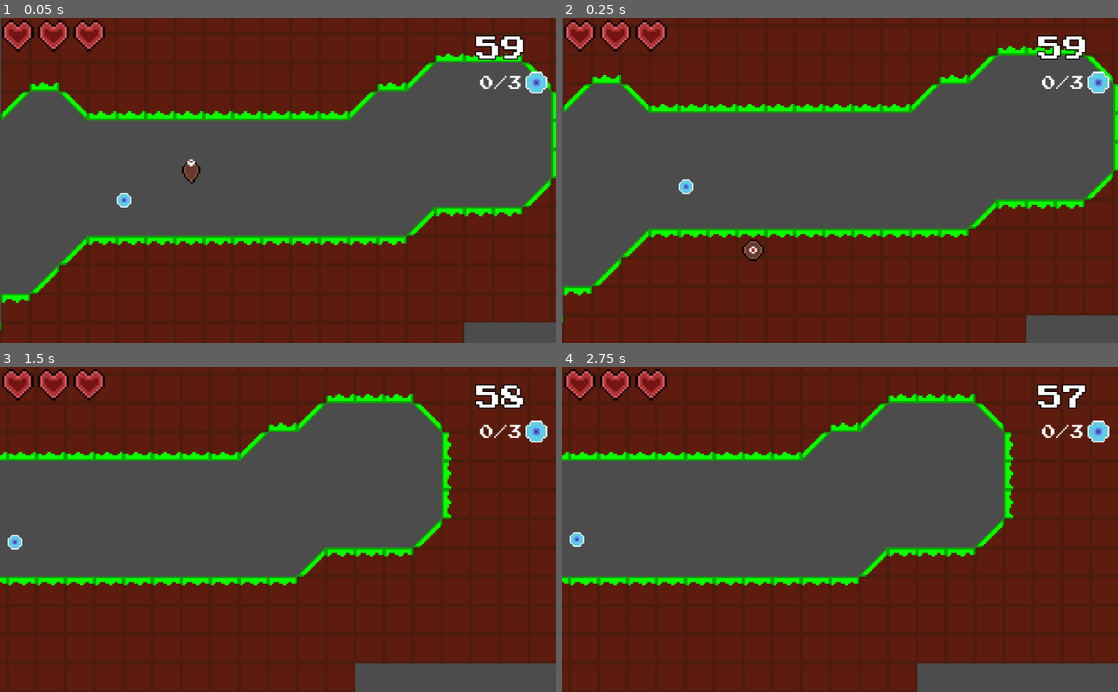
Above: before the commit, frames 1-4 (two rows, left to right).
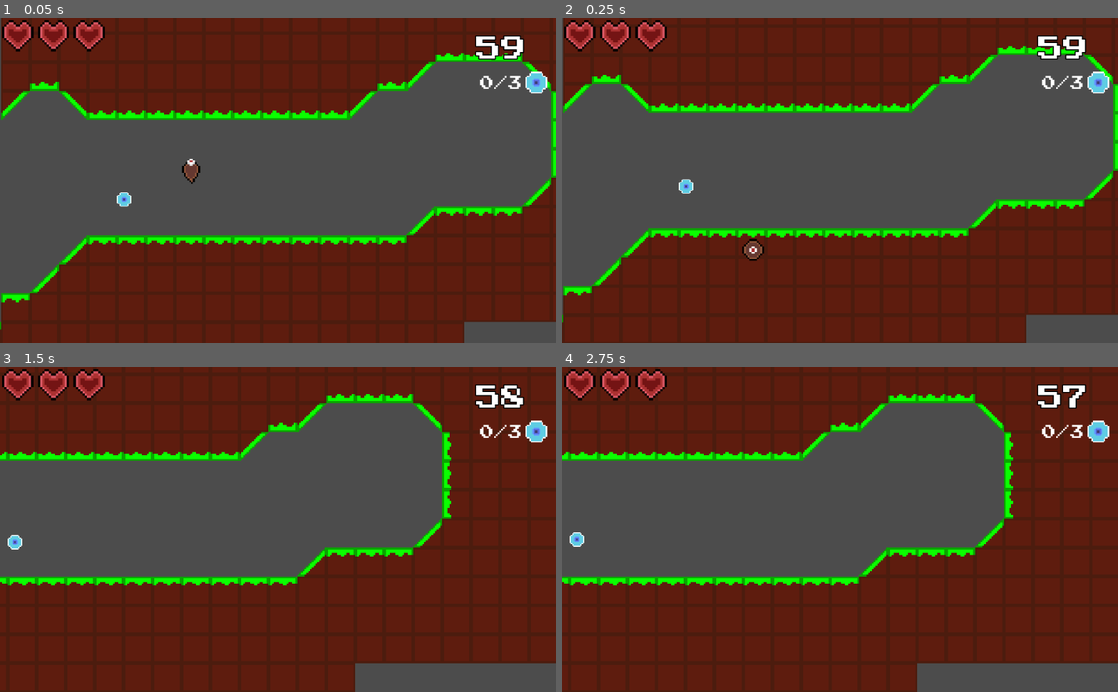
Above: after the commit, the same moments.

Repository: Shoter99/GameJamFirst
Game: Godot game, scene res://enviroment/level prefab/Level test.tscn
The game is run twice, just before and just after one commit, with the same random seed, the same clock (stepped at 60 frames per second) and the same inputs.
Inputs (mouse positions are in pixels of both pictures, inside the frame that each line leads up to):
- Up to frame 1 (0.05 s): no input
- Up to frame 2 (0.25 s): no input
- Up to frame 3 (1.5 s): move the mouse to (400, 513) at 0.52 s; hold Right (move_right) from 0.53 s (still down); click (400, 513) at 0.6 s; tap Space (jump) at 0.77, 1.07 s; tap F (fire) at 0.8, 1.35 s; move the mouse to (166, 545) at 1.27 s
- Up to frame 4 (2.75 s): tap Space (jump) at 1.52, 1.82, 2.3 s; tap Down (release) at 1.55, 2.1 s; move the mouse to (895, 458) at 2.02 s; release Right (move_right) at 2.03 s; hold Left (move_left) from 2.03 s (still down)

The runs differ from the first frame. In frame 1, 1.7% of the frame differs, in the area x 0-100%, y 10-97%; in frame 2, 0.7%; in frame 3, 0.2%; in frame 4, nothing differs.

Commit message:
Evoultions and player class

Diff:
--- /dev/null
+++ b/Player/Evolution0.gd
@@ -0,0 +1,35 @@
+extends Player
+
+class_name Evolution0
+var isInAir : bool = false
+var isDead : bool = false
+var accelerating : bool = false
+var velocity: Vector2 = Vector2(0, 0)
+var snapVector: Vector2 = Vector2.DOWN * 6
+var isOnWall : bool = false
+var isOnFloor : bool = false
+var inWater : bool = false
+var whereWall: = "nothing"
+var lastWall: = "nothing"
+onready var bullet: = preload("res://Player/Bullet.tscn")
+
+func _ready():
+	get_node("MeleeLeft").disabled = true
+	get_node("MeleeRight").disabled = true
+	Global.update_life(Global.max_life)
+
+func evolution0_movement(delta):
+		snapVector = disable_snap_vector()
+		velocity = apply_movement(velocity, isOnFloor, isOnWall, whereWall, bullet, accelerating, snapVector, delta)
+		velocity = move_and_slide_with_snap(velocity, snapVector, Vector2.UP)
+		snapVector = Vector2.DOWN * 6
+		isOnWall = is_player_on_wall()
+		if isOnWall:
+			whereWall = check_where_wall()
+		isOnFloor = is_on_floor()
+
+func _physics_process(delta : float):
+	if inWater:
+		water_movement(velocity, isOnWall, delta)
+	else:
+		evolution0_movement(delta)
--- /dev/null
+++ b/Player/Evolution1.gd
@@ -0,0 +1,29 @@
+extends Evolution0
+
+class_name Evolution1
+
+var swimSpeed : int = 5000
+
+
+func water_movement(velocity, isOnWall, delta) -> Vector2:
+	velocity = Vector2(0, 0)
+	if Input.is_action_pressed("swim_right"):
+		velocity.x = swimSpeed * delta
+	if Input.is_action_pressed("swim_left"):
+		velocity.x = -swimSpeed * delta
+	if Input.is_action_pressed("swim_up"):
+		velocity.y = -swimSpeed * delta
+	if Input.is_action_pressed("swim_down"):
+		velocity.y = swimSpeed * delta
+	return velocity
+
+func evolution1_movement(delta) -> void:
+	velocity = water_movement(velocity, isOnWall, delta)
+	if Input.is_action_just_pressed("fire"):
+		fire(bullet)
+	velocity = move_and_slide(velocity)
+
+
+func _physics_process(delta : float):
+	if inWater:
+		evolution1_movement(delta)
--- /dev/null
+++ b/Player/Evolution2.gd
@@ -0,0 +1,35 @@
+extends Evolution1
+
+
+class_name Evolution2
+
+
+func _ready():
+	jumpsRemaining = 2
+
+
+
+func apply_jump(isOnFloor, isonWall, whereWall, velocity, jumpsRemaining):
+	if Input.is_action_just_pressed("jump") and jumpsRemaining > 0:
+		velocity = jump(velocity)
+		print (jumpsRemaining)
+		if isOnWall:
+			velocity = jump_from_wall(whereWall, velocity)
+
+	if isOnWall and Input.is_action_just_pressed("release"):
+		velocity = release_from_wall(whereWall, velocity)
+
+	return velocity
+
+func change_jumps(jumpsRemaining, isOnFloor, isOnWall):
+	if isOnFloor or isOnWall:
+		jumpsRemaining = 2
+
+	if (Input.is_action_just_pressed("jump") and jumpsRemaining > 0) or (isOnWall and Input.is_action_just_pressed("release")):
+		 jumpsRemaining -= 1
+
+	return jumpsRemaining
+
+func _physics_process(delta : float):
+	yield(get_tree().create_timer(delta), "timeout")
+	jumpsRemaining = change_jumps(jumpsRemaining, isOnFloor, isOnWall)
--- a/Player/MovementScript.gd
+++ b/Player/MovementScript.gd
@@ -4,11 +4,46 @@
 export var speed : int = 150
 export var jumpSpeed : int = -300
 export var gravity : int = 400
+var jumpsRemaining : int = 1
 
-func jump(snapVector, velocity):
-	snapVector = Vector2(0, 0)
-	velocity.y = jumpSpeed
+func water_movement(velocity, isOnWall, delta):
+	gravity = 200
+	apply_gravity(velocity, isOnWall, delta)
+
+func play_animations(velocity) -> void:
+	if is_on_floor() and is_on_wall() == false:
+		if velocity.x != 0 and is_on_floor():
+			$Sprite.play("walk")
+		elif velocity.x == 0 and is_on_floor():
+			$Sprite.play("idle")
+
+func apply_gravity(velocity, isOnWall, delta) -> Vector2:
+	if isOnWall:
+		return Vector2 (0, 0)
+	else:
+		return Vector2(velocity.x, velocity.y + gravity * delta)
+
+func friction(velocity, accelerating, isOnFloor, delta) -> Vector2:
+	if accelerating == false:
+		if isOnFloor == false:
+			if velocity.x > 0:
+				return Vector2(velocity.x - 400 * delta, velocity.y)
+			elif velocity.x < 0:
+				return Vector2 (velocity.x + 400 * delta, velocity.y)
+		else:
+			if velocity.x > 0:
+				return Vector2 (velocity.x - 600 * delta, velocity.y)
+			elif velocity.x < 0:
+				return Vector2 (velocity.x + 600 * delta, velocity.y)
 	return velocity
+
+func disable_snap_vector() -> Vector2:
+	if Input.is_action_just_pressed("jump"):
+		return Vector2 (0, 0)
+	return Vector2.DOWN * 6
+
+func jump(velocity) -> Vector2:
+	return Vector2(velocity.x, jumpSpeed)
 
 func jump_from_wall(whereWall, velocity):
 	if whereWall == "right":
@@ -17,14 +52,14 @@
 		velocity.x = speed * 2
 	return velocity
 
-func release_from_wall(whereWall, velocity):
+func release_from_wall(whereWall, velocity) -> Vector2:
 	if whereWall == "right":
-		velocity.x = -speed
+		return Vector2(-speed, velocity.y)
 	elif whereWall == "left":
-		velocity.x = speed
+		return Vector2(speed, velocity.y)
 	return velocity
 
-func attack():
+func attack() -> void:
 	if get_node("Sprite").flip_h:
 		get_node("MeleeLeft").disabled = false
 		yield(get_tree().create_timer(0.2), "timeout")
@@ -34,7 +69,7 @@
 		yield(get_tree().create_timer(0.2), "timeout")
 		get_node("MeleeRight").disabled = true
 
-func fire(bullet):
+func fire(bullet) -> void:
 	var bulletInstance = bullet.instance()
 	owner.add_child(bulletInstance)
 	if get_node("Sprite").flip_h:
@@ -43,27 +78,94 @@
 	else:
 		bulletInstance.set_global_position($MeleeRight.get_global_position())
 		bulletInstance.get_node("Sprite").set_flip_h(true)
-func move_left(delta, velocity):
+
+func move_left(delta, velocity) -> Vector2:
 	get_node("Sprite").set_flip_h(true)
 	if velocity.x > -speed:
 		if velocity.x < 0:
-			velocity.x -= 1000*delta
+			return Vector2 (velocity.x - 1000 * delta, velocity.y)
 		else:
-			velocity.x -= 2500*delta
-		return velocity
-func move_right(delta, velocity):
+			return Vector2 (velocity.x - 2500 * delta, velocity.y)
+	return velocity
+
+func move_right(delta, velocity) -> Vector2:
 	get_node("Sprite").set_flip_h(false)
 	if velocity.x < speed:
 		if velocity.x > 0:
-			velocity.x += 1000 * delta
+			return Vector2 (velocity.x + 1000 * delta, velocity.y)
 		else:
-			velocity.x += 2500 * delta
+			return Vector2 (velocity.x + 2500 * delta, velocity.y)
 	return velocity
 
-func movement(delta, velocity):
+func movement(delta, velocity) -> Vector2:
 	if Input.is_action_pressed("move_right") and velocity.x <= speed:
-		move_right(delta, velocity)
+		return move_right(delta, velocity)
 	elif Input.is_action_pressed("move_left") and velocity.x >= -speed:
-		move_left(delta, velocity)
+		return move_left(delta, velocity)
 	elif velocity.x >= -speed/4 and velocity.x <= speed/4:
-		velocity.x = 0
+		return Vector2 (0, velocity.y)
+	return velocity
+
+func checkAcceleration(velocity) -> bool:
+	if is_on_wall() == false:
+		if Input.is_action_pressed("move_right") and velocity.x <= speed:
+			return true
+		elif Input.is_action_pressed("move_left") and velocity.x >= -speed:
+			return true
+	return false
+
+func is_player_on_wall():
+	if is_on_floor():
+		return false
+	elif is_on_wall():
+		return true
+	else:
+		$Sprite.play("jump")
+		return false
+
+func check_where_wall():
+	for i in range (get_slide_count()):
+		if get_slide_collision(i):
+			if get_slide_collision(i).position.x > get_position().x:
+				$Sprite.play("on_wall")
+				get_node("Sprite").set_flip_h(true)
+				return "right"
+			else:
+				$Sprite.play("on_wall")
+				get_node("Sprite").set_flip_h(false)
+				return "left"
+
+
+func apply_jump(isOnFloor, isOnWall, whereWall, velocity, jumpsRemaining):
+	if Input.is_action_just_pressed("jump") and (isOnFloor or isOnWall):
+		velocity = jump(velocity)
+		if isOnWall:
+			velocity = jump_from_wall(whereWall, velocity)
+
+	if isOnWall and Input.is_action_just_pressed("release"):
+		velocity = release_from_wall(whereWall, velocity)
+	return velocity
+
+
+func get_input(velocity, isOnFloor, isOnWall, whereWall, bullet, delta) -> Vector2:
+	play_animations(velocity)
+	if isOnFloor == false:
+		velocity = apply_gravity(velocity, isOnWall, delta)
+	if Input.is_action_just_pressed("attack") and is_on_floor() and is_on_wall() == false:
+		attack()
+	if Input.is_action_just_pressed("fire"):
+		fire(bullet)
+	if isOnWall == false:
+		velocity = movement(delta, velocity)
+
+	velocity = apply_jump(isOnFloor, isOnWall, whereWall, velocity, jumpsRemaining)
+
+	return velocity
+
+func apply_movement(velocity, isOnFloor, isOnWall, whereWall, bullet, accelerating, snapVector, delta) -> Vector2:
+	snapVector = Vector2(0, 0)
+	velocity = get_input(velocity, isOnFloor, isOnWall, whereWall, bullet, delta)
+	accelerating = checkAcceleration(velocity)
+	snapVector = Vector2.DOWN * 6
+	velocity = friction(velocity, accelerating, isOnFloor, delta)
+	return(velocity)
--- a/Player/Player.tscn
+++ b/Player/Player.tscn
@@ -1,12 +1,12 @@
 [gd_scene load_steps=11 format=2]
 
-[ext_resource path="res://new_script.gd" type="Script" id=1]
 [ext_resource path="res://Sprites/player/player_jump_up.png" type="Texture" id=2]
 [ext_resource path="res://Sprites/player/player_jump_down.png" type="Texture" id=3]
 [ext_resource path="res://Sprites/player/player.png" type="Texture" id=4]
 [ext_resource path="res://Sprites/player/player_on_wall.png" type="Texture" id=5]
 [ext_resource path="res://Sprites/player/player_mid_air.png" type="Texture" id=6]
 [ext_resource path="res://Sprites/player/player_move1.png" type="Texture" id=7]
+[ext_resource path="res://Player/Evolution2.gd" type="Script" id=8]
 
 [sub_resource type="CapsuleShape2D" id=2]
 radius = 3.0
@@ -22,14 +22,14 @@
 "name": "idle",
 "speed": 5.0
 }, {
+"frames": [ ExtResource( 4 ), ExtResource( 7 ) ],
+"loop": true,
+"name": "walk",
+"speed": 5.0
+}, {
 "frames": [ ExtResource( 2 ), ExtResource( 6 ), ExtResource( 3 ) ],
 "loop": false,
 "name": "jump",
-"speed": 5.0
-}, {
-"frames": [ ExtResource( 4 ), ExtResource( 7 ) ],
-"loop": true,
-"name": "walk",
 "speed": 5.0
 }, {
 "frames": [ ExtResource( 5 ) ],
@@ -39,19 +39,20 @@
 } ]
 
 [node name="Player" type="KinematicBody2D"]
-script = ExtResource( 1 )
+script = ExtResource( 8 )
 
 [node name="MeleeRight" type="CollisionShape2D" parent="."]
-position = Vector2( 12, 0 )
+position = Vector2( 12, 2 )
 scale = Vector2( 2.48, 1 )
 shape = SubResource( 2 )
 
 [node name="MeleeLeft" type="CollisionShape2D" parent="."]
-position = Vector2( -12, 0 )
+position = Vector2( -12, 2 )
 scale = Vector2( 2.48, 1 )
 shape = SubResource( 2 )
 
 [node name="Collision" type="CollisionShape2D" parent="."]
+position = Vector2( 0, 2 )
 shape = SubResource( 1 )
 
 [node name="Sprite" type="AnimatedSprite" parent="."]
--- a/new_script.gd
+++ /dev/null
@@ -1,93 +0,0 @@
-extends Player
-
-var isInAir : bool = false
-var isDead : bool = false
-var accelerating : bool = false
-var velocity: Vector2 = Vector2()
-var snapVector: Vector2 = Vector2.DOWN * 6
-var isOnWall : bool = false
-var whereWall: = "nothing"
-var lastWall: = "nothing"
-onready var bullet: = preload("res://Player/Bullet.tscn")
-
-func get_input(delta):
-	if Input.is_action_just_pressed("attack") and is_on_floor() and is_on_wall() == false:
-		attack()
-	if Input.is_action_just_pressed("fire"):
-		fire(bullet)
-	if is_on_wall() == false:
-		if Input.is_action_pressed("move_right") and velocity.x <= speed:
-			velocity = move_right(delta, velocity)
-			accelerating = true
-		elif Input.is_action_pressed("move_left") and velocity.x >= -speed:
-			velocity = move_left(delta, velocity)
-			accelerating = true
-		elif velocity.x >= -speed/4 and velocity.x <= speed/4:
-			velocity.x = 0
-			accelerating = false
-
-	if Input.is_action_just_pressed("jump") and (is_on_floor() or is_on_wall()):
-		snapVector = Vector2 (0,0)
-		velocity = jump(snapVector, velocity)
-		if isOnWall:
-			velocity = jump_from_wall(whereWall, velocity)
-
-	if isOnWall and Input.is_action_just_pressed("release"):
-		velocity = release_from_wall(whereWall, velocity)
-
-func _ready():
-	get_node("MeleeLeft").disabled = true
-	get_node("MeleeRight").disabled = true
-	Global.update_life(Global.max_life)
-
-func _process(delta):
-	if is_on_floor() and is_on_wall() == false:
-		if velocity.x != 0 and is_on_floor():
-			$Sprite.play("walk")
-		elif velocity.x == 0 and is_on_floor():
-			$Sprite.play("idle")
-	if isOnWall:
-		velocity.y = 0
-		velocity.x = 0
-	else:
-		velocity.y += gravity * delta
-	accelerating = false
-	get_input(delta)
-	if is_on_floor() == false and accelerating == false:
-		if velocity.x > 0:
-			velocity.x -= 400 * delta
-		elif velocity.x < 0:
-			velocity.x += 400 * delta
-	elif accelerating == false:
-		if is_on_floor():
-			if velocity.x > 0:
-				velocity.x -= 600 * delta
-			elif velocity.x < 0:
-				velocity.x += 600 * delta
-	velocity = move_and_slide_with_snap(velocity, snapVector, Vector2.UP)
-	snapVector = Vector2.DOWN * 6
-	if is_on_floor():
-		lastWall = "nothing"
-		whereWall = "nothing"
-		isInAir = false
-		isOnWall = false
-	elif is_on_wall():
-		isInAir = false
-		isOnWall = true
-		for i in range (get_slide_count()):
-			if get_slide_collision(i):
-				if get_slide_collision(i).position.x > get_position().x:
-					whereWall = "right"
-					$Sprite.play("on_wall")
-					get_node("Sprite").set_flip_h(true)
-				else:
-					whereWall = "left"
-					$Sprite.play("on_wall")
-					get_node("Sprite").set_flip_h(false)
-
-	else:
-		whereWall = "nothing"
-		$Sprite.play("jump")
-		isInAir = true
-		isOnWall = false
-	print (velocity)
--- a/project.godot
+++ b/project.godot
@@ -19,6 +19,21 @@
 "language": "GDScript",
 "path": "res://entities/Entity.gd"
 }, {
+"base": "Player",
+"class": "Evolution0",
+"language": "GDScript",
+"path": "res://Player/Evolution0.gd"
+}, {
+"base": "Evolution0",
+"class": "Evolution1",
+"language": "GDScript",
+"path": "res://Player/Evolution1.gd"
+}, {
+"base": "Evolution1",
+"class": "Evolution2",
+"language": "GDScript",
+"path": "res://Player/Evolution2.gd"
+}, {
 "base": "KinematicBody2D",
 "class": "Player",
 "language": "GDScript",
@@ -27,6 +42,9 @@
 _global_script_class_icons={
 "Enemy": "",
 "Entity": "",
+"Evolution0": "",
+"Evolution1": "",
+"Evolution2": "",
 "Player": ""
 }
 
